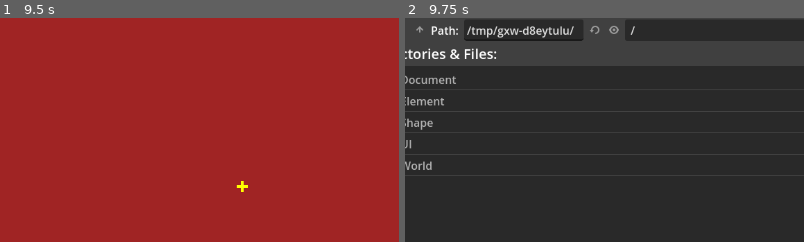
Above: before the commit, frames 1-2 (left to right).
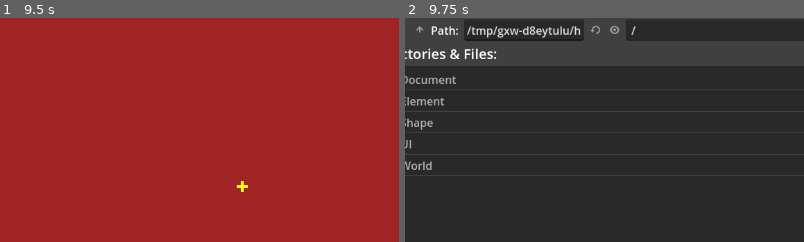
Above: after the commit, the same moments.

Repository: zoeesilcock/symmetar
Game: Godot game, scene res://Main.tscn
Two runs of this game, one before a commit and one after it. Both use one fixed random seed, a clock stepped at 60 frames per second and the inputs below.
Inputs:
- Up to frame 1 (9.5 s): click "Clear" at 0.5 s; click "Add" at 1.25 s; click "Undo" at 2 s; click "Redo" at 2.75 s; click "Clear" at 3.5 s; click "Add" at 4.25 s; click "Undo" at 5 s; click "Redo" at 5.75 s; click "Clear" at 6.5 s; click "Add" at 7.25 s; click "Undo" at 8 s; click "Redo" at 8.75 s
- Up to frame 2 (9.75 s): click "Save" at 9.5 s
The pictures show only the part of the screen within x 31-81%, y 12-62%; the shares and areas given below are measured in that part.

Frame 1 is identical in both runs. In frame 2, 0.1% of the frame differs, in the area x 42-58%, y 3-8%.
Error in both runs: Invalid assignment of property or key 'index' with value of type 'int' on a base object of type 'Resource (DocumentState)'. (res://Document/Document.gd:36)

Commit message:
Implement the remove_element function

Diff:
--- a/Document/Document.gd
+++ b/Document/Document.gd
@@ -36,6 +36,11 @@
 	state.index = element_index
 	new_element.init(element_state)
 
+func remove_element(index : int):
+	elements_node.remove_child(elements[index])
+	elements.remove_at(index)
+	_update_element_indexes()
+
 func clear_elements():
 	for element in elements:
 		elements_node.remove_child(element)
